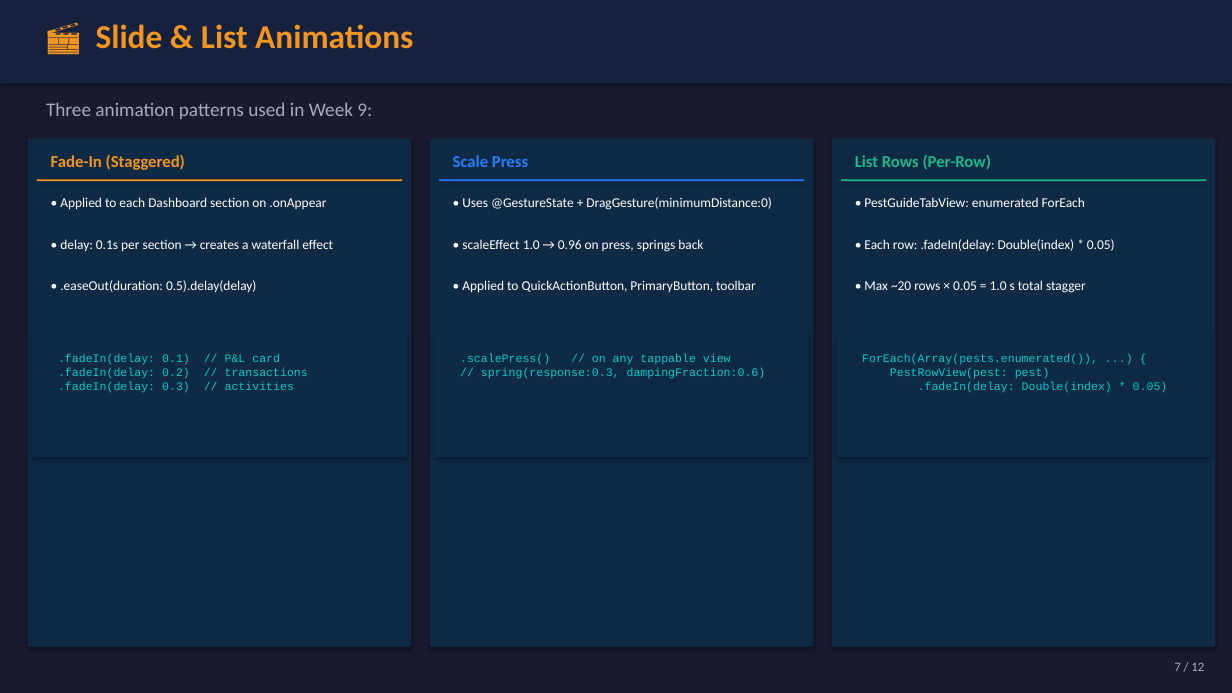
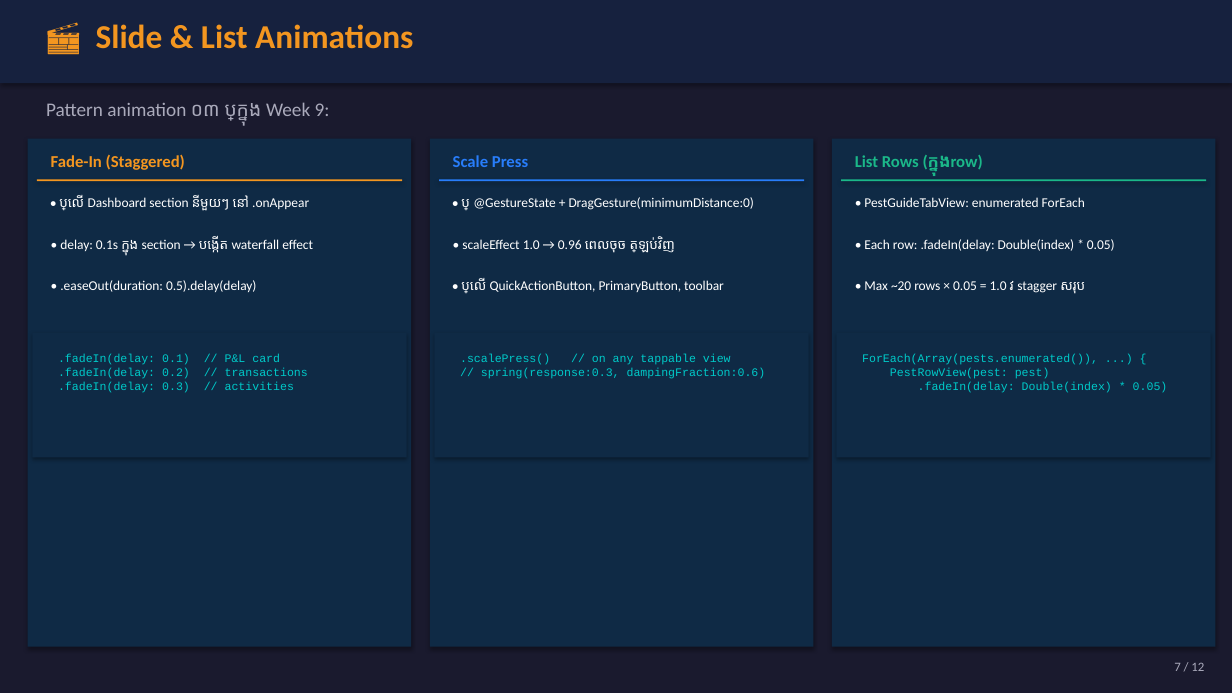
Before and after one commit to NemSothea/SwiftDoc, a slide deck: slide 7 of Week09/Week09_Advanced_UI_Animations.pptx. Drawn at 1232x693 pixels with LibreOffice and Linux fonts; fonts in the diff are those of the drawing. Boxes give left, top, right and bottom in pixels: in the first picture for what was removed or moved away, otherwise in the second. Text is boxed around its words. In the diff, an @@ line names an element or a change of style, - is before the commit and + after.

```diff
--- a/Week09/Week09_Advanced_UI_Animations.pptx
+++ b/Week09/Week09_Advanced_UI_Animations.pptx
@@ text at [46, 102, 330, 122]: text changed @@
-Three animation patterns used in Week 9:
+Pattern animation ០៣ ប្រើក្នុង Week 9:
@@ text at [855, 155, 983, 171]: text changed @@
-List Rows (Per-Row)
+List Rows (ក្នុងrow)
@@ text at [59, 195, 309, 211]: text changed @@
-• Applied to each Dashboard section on .onAppear
+• ប្រើលើ Dashboard section នីមួយៗ នៅ .onAppear
@@ text at [461, 197, 754, 210]: text changed @@
-• Uses @GestureState + DragGesture(minimumDistance:0)
+• ប្រើ @GestureState + DragGesture(minimumDistance:0)
@@ text at [60, 236, 313, 253]: text changed @@
-• delay: 0.1s per section → creates a waterfall effect
+• delay: 0.1s ក្នុង section → បង្កើត waterfall effect
@@ text at [462, 236, 675, 253]: text changed @@
-• scaleEffect 1.0 → 0.96 on press, springs back
+• scaleEffect 1.0 → 0.96 ពេលចុច ត្រឡប់វិញ
@@ text at [461, 278, 724, 293]: text changed @@
-• Applied to QuickActionButton, PrimaryButton, toolbar
+• ប្រើលើ QuickActionButton, PrimaryButton, toolbar
@@ text at [864, 281, 1085, 294]: text changed @@
-• Max ~20 rows × 0.05 = 1.0 s total stagger
+• Max ~20 rows × 0.05 = 1.0 វ stagger សរុប
```
Also in this commit, not shown: 10 other slides changed, 21 other files.
